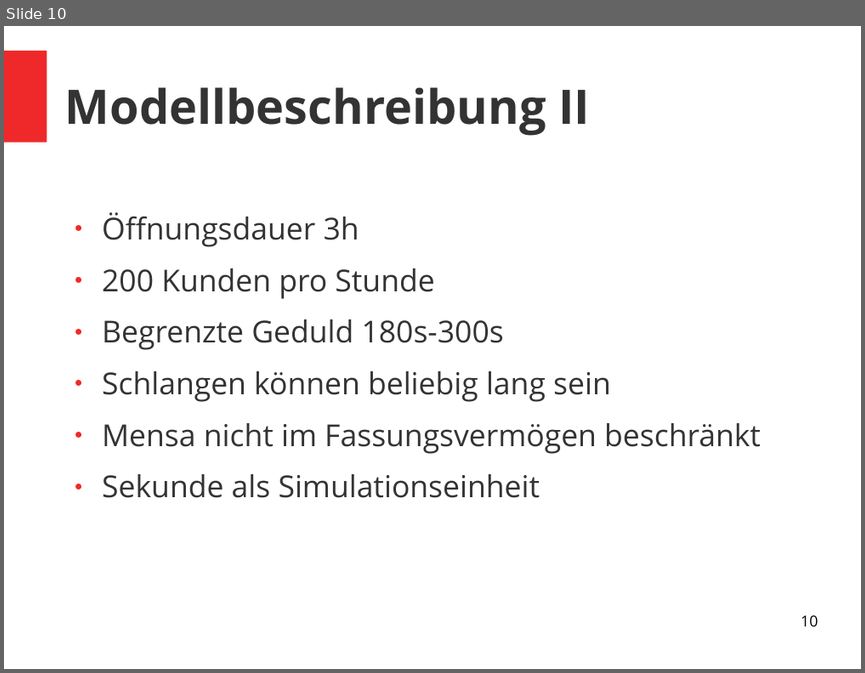
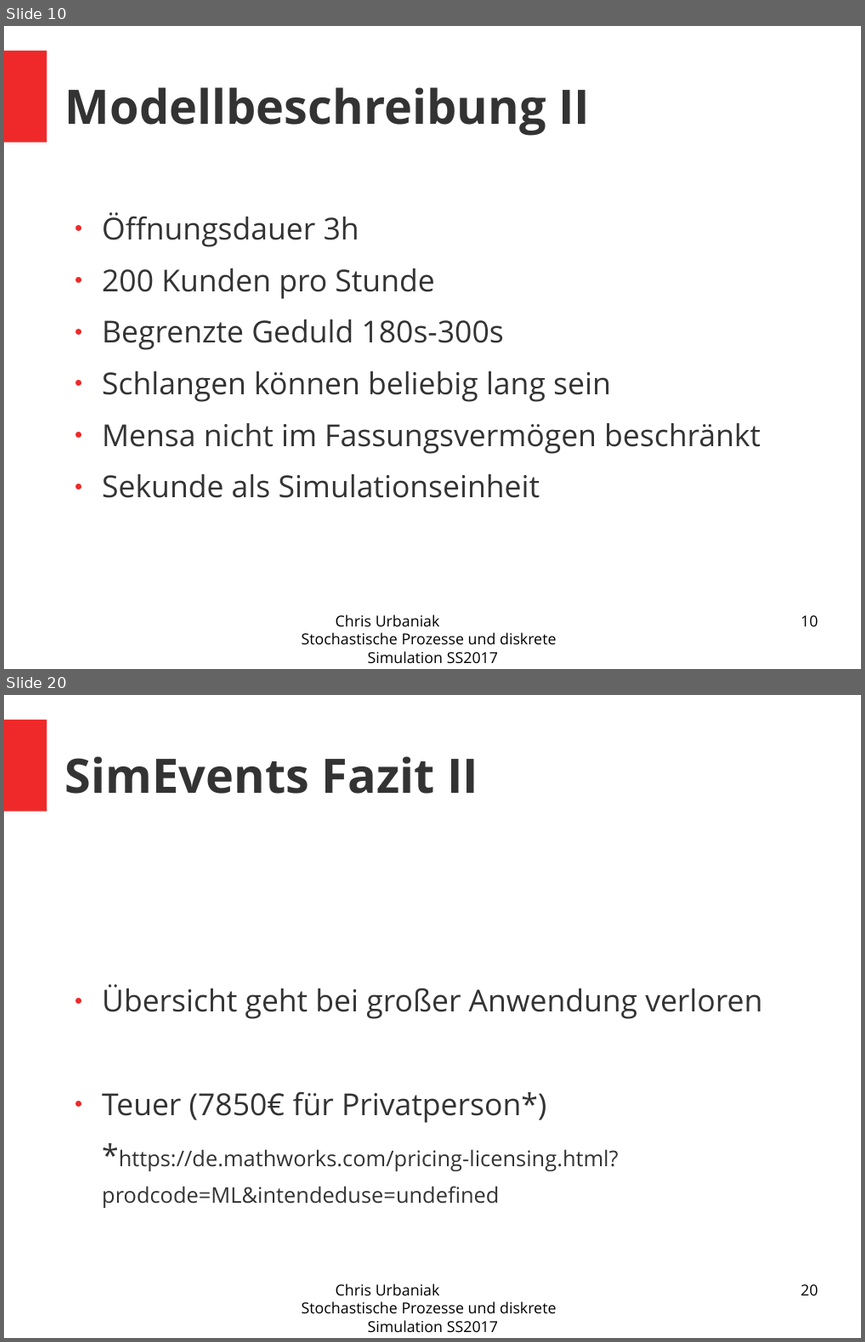
Before and after one commit to nouiteesator/seminar, a slide deck: Präsi.odp. Shown one above the other, each under a label of ours: slide 10 before the commit, slides 10 and 20 after it; the slides between them are not shown. The pictures are 865x673 and 865x1342 pixels, drawn with LibreOffice and Linux fonts; fonts in the diff are those of the drawing. Boxes give left, top, right and bottom in pixels: in the first picture for what was removed or moved away, otherwise in the second. Text is boxed around its words. In the diff, an @@ line names an element or a change of style, - is before the commit and + after.

```diff
--- a/Präsi.odp
+++ b/Präsi.odp
@@ slide 20 added at <box>4,695,861,1338</box>, background #FFFFFF; not listed: 1 template element that a slide beside it also shows @@
@@ title added at <box>65,756,478,794</box>, 44 pt, text #333333, bold @@
+SimEvents Fazit II
@@ text added at <box>102,984,762,1208</box>, 20 pt, text #333333 @@
+● Übersicht geht bei großer Anwendung verloren
+● Teuer (7850€ für Privatperson*)
+*https://de.mathworks.com/pricing-licensing.html?prodcode=ML&intendeduse=undefined
@@ text added at <box>302,1283,556,1332</box>, 14 pt, text #000000 @@
+Chris Urbaniak Stochastische Prozesse und diskrete Simulation SS2017
@@ page number added at <box>800,1284,817,1295</box>, 14 pt, text #000000 @@
+20
@@ slide 10 changed as well @@
@@ text added at <box>302,614,556,663</box>, 14 pt, text #000000 @@
+Chris Urbaniak Stochastische Prozesse und diskrete Simulation SS2017
```
Also in this commit, not shown: 8 other slides changed, 14 other slides added, 1 slide removed, 3 other files.
